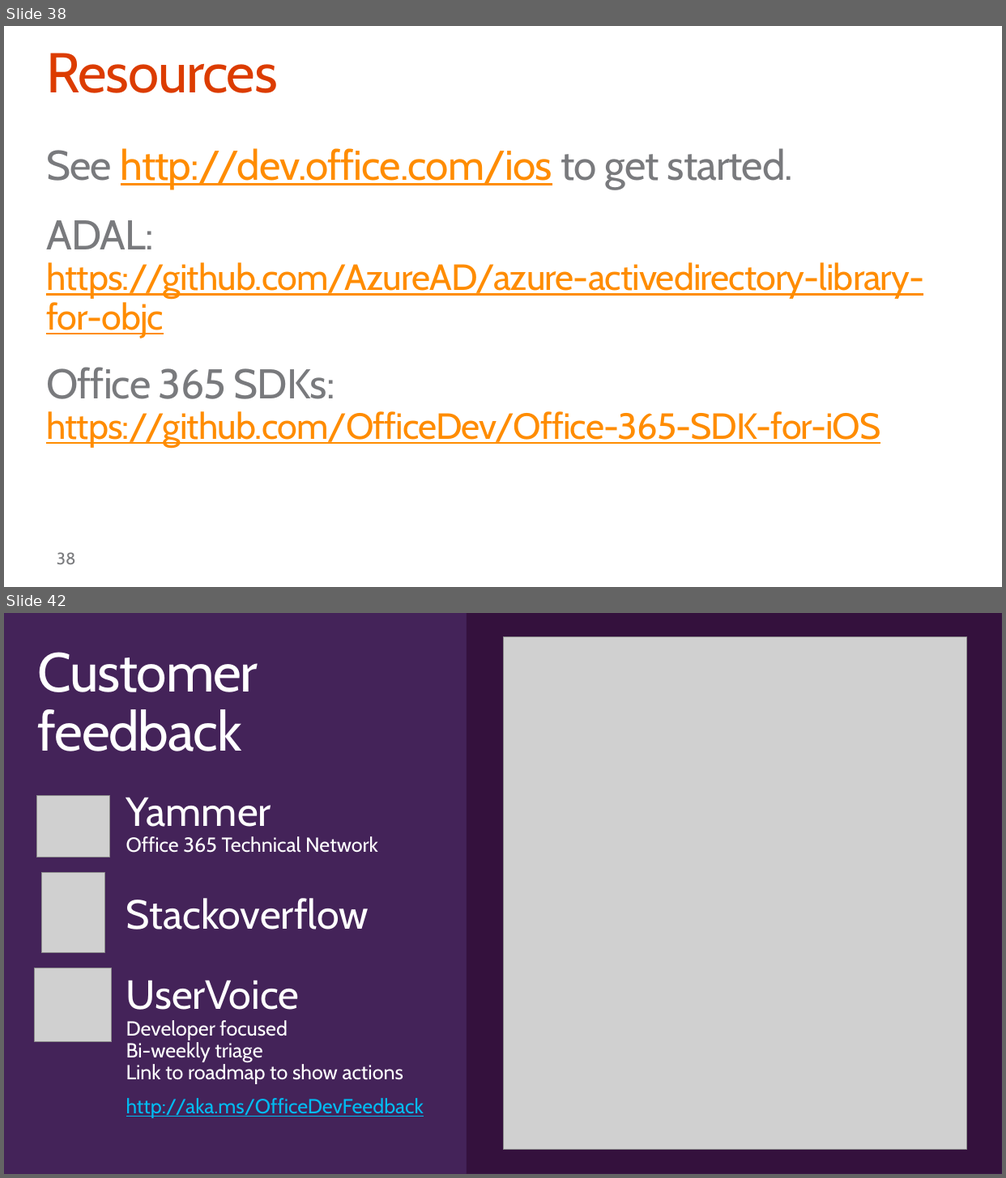
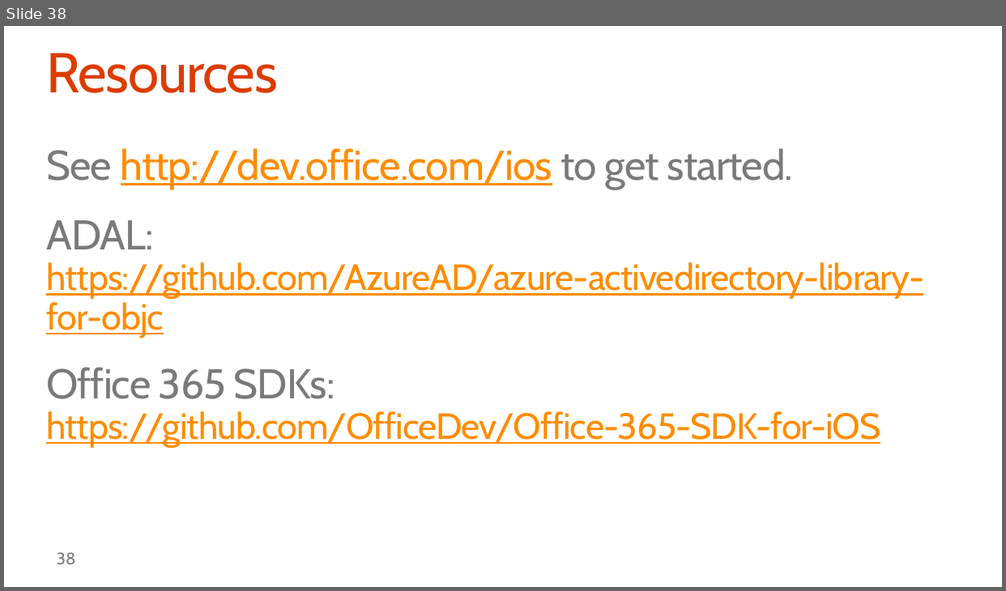
Before and after one commit to fabbbiob/TrainingContent, a slide deck: O3654/O3654-5 Native iOS Development with Office 365 APIs/O3654-5 Deep dive into native iOS Development with Office 365 APIs.PPTX. Shown one above the other, each under a label of ours: slides 38 and 42 before the commit, slide 38 after it; the slides between them are not shown. The pictures are 1006x1178 and 1006x591 pixels, drawn with LibreOffice and Linux fonts; fonts in the diff are those of the drawing; grey boxes stand for pictures; background and template pictures are left out. Boxes give left, top, right and bottom in pixels: in the first picture for what was removed or moved away, otherwise in the second. Text is boxed around its words. In the diff, an @@ line names an element or a change of style, - is before the commit and + after.

```diff
--- a/O3654/O3654-5 Native iOS Development with Office 365 APIs/O3654-5 Deep dive into native iOS Development with Office 365 APIs.PPTX
+++ b/O3654/O3654-5 Native iOS Development with Office 365 APIs/O3654-5 Deep dive into native iOS Development with Office 365 APIs.PPTX
@@ slide 42 removed at <box>4,613,1002,1174</box>, background #442359 @@
@@ rectangle removed at <box>4,613,466,1174</box> @@
@@ rectangle removed at <box>467,613,1002,1174</box> @@
@@ title removed at <box>38,652,258,752</box> @@
-Customer
-feedback
@@ picture removed at <box>503,637,967,1150</box> @@
@@ picture removed at <box>36,796,109,857</box> @@
@@ text removed at <box>126,797,424,1118</box> @@
-Yammer
-Office 365 Technical Network
-Stackoverflow
-UserVoice
-Developer focused
-Bi-weekly triage
-Link to roadmap to show actions
-http://aka.ms/OfficeDevFeedback
@@ picture removed at <box>41,873,104,953</box> @@
@@ picture removed at <box>35,969,112,1043</box> @@
```
Also in this commit, not shown: 3 slides added, 4 other slides removed, 5 other files.
